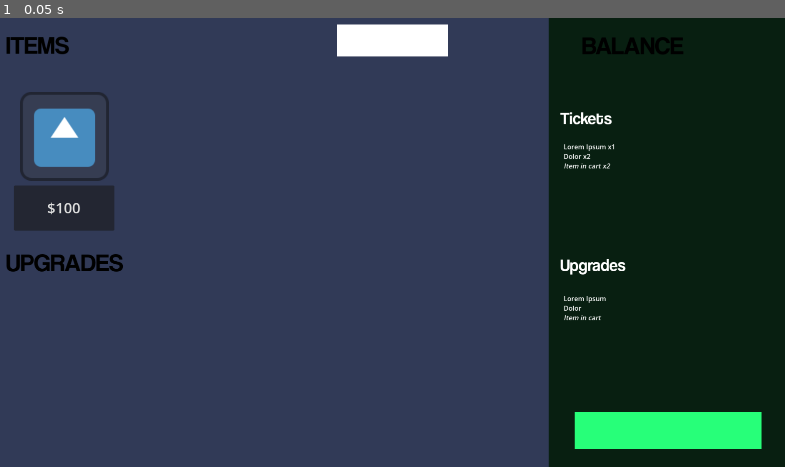
Above: before the commit, frame 1.
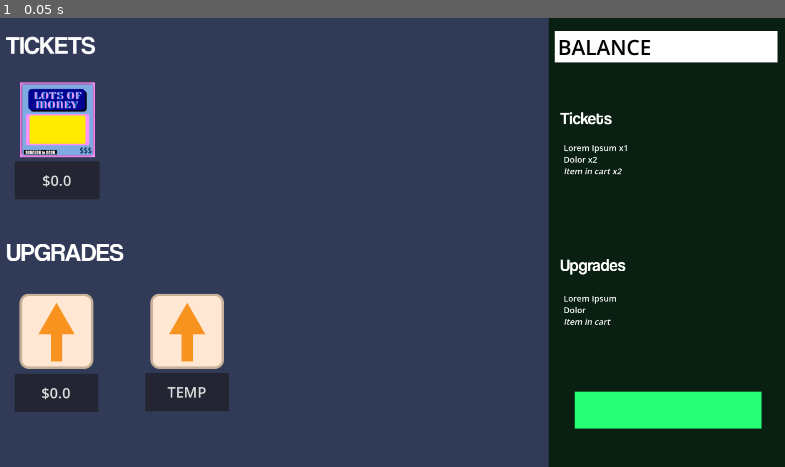
Above: after the commit, the same moment.

Repository: Hien-Trinh/ScratchOff
Game: Godot game, scene res://shop_menu.tscn
Same seed, same stepped clock (60 frames per second), same inputs: the game is played once before the commit and once after it. This scene is started directly instead of the project's main scene. The engine's default icon, where the game draws it, is replaced by a stand-in: a white triangle on a blue panel in a dark square.
Inputs:
- Up to frame 1 (0.05 s): no input

The runs differ from the first frame. In frame 1, 15% of the frame differs, in the area x 0-100%, y 1-96%.

Commit message:
Game Manager singleton added. Item (ticket) class created.

Diff:
--- /dev/null
+++ b/assets/upgrades/temp_up.svg
@@ -0,0 +1,10 @@
+<?xml version="1.0" encoding="UTF-8"?>
+<svg id="Layer_2" data-name="Layer 2" xmlns="http://www.w3.org/2000/svg" viewBox="0 0 177.47 180.66">
+  <g id="Layer_2-2" data-name="Layer 2">
+    <g>
+      <rect x="3" y="3" width="171.47" height="174.66" rx="18.7" ry="18.7" style="fill: #ffe7d4; stroke: #c7b299; stroke-miterlimit: 10; stroke-width: 6px;"/>
+      <rect x="75.03" y="77.71" width="27.41" height="84.51" style="fill: #f7931e;"/>
+      <polygon points="132.43 97.55 45.04 97.55 88.73 21.86 132.43 97.55" style="fill: #f7931e;"/>
+    </g>
+  </g>
+</svg>
--- a/inventory.tscn
+++ b/inventory.tscn
@@ -2,7 +2,8 @@
 
 [ext_resource type="FontFile" uid="uid://bqxdvnqmuulum" path="res://assets/Fonts/Coolvetica Rg.otf" id="1_pohso"]
 [ext_resource type="Script" uid="uid://b0ir4y21fkyuy" path="res://scripts/inventory.gd" id="1_psafj"]
-[ext_resource type="LabelSettings" uid="uid://buxtvmxr8t4no" path="res://themes/shop_header.tres" id="3_5tt2m"]
+[ext_resource type="LabelSettings" uid="uid://ke1rn4aiuul1" path="res://themes/balance_header.tres" id="3_5tt2m"]
+[ext_resource type="Theme" uid="uid://br26gwrgbmvar" path="res://themes/inventory_body.tres" id="3_mrqgh"]
 
 [sub_resource type="LabelSettings" id="LabelSettings_psafj"]
 font = ExtResource("1_pohso")
@@ -46,6 +47,7 @@
 anchor_top = 0.27469134
 anchor_right = 0.9965157
 anchor_bottom = 0.5231481
+theme = ExtResource("3_mrqgh")
 bbcode_enabled = true
 text = "Lorem Ipsum x1
 Dolor x2
@@ -67,10 +69,11 @@
 layout_mode = 1
 anchors_preset = -1
 anchor_left = 0.7247387
-anchor_top = 0.61265427
+anchor_top = 0.6098765
 anchor_right = 0.9947735
-anchor_bottom = 0.8518519
+anchor_bottom = 0.8490741
 offset_top = -3.0517578e-05
+theme = ExtResource("3_mrqgh")
 bbcode_enabled = true
 text = "Lorem Ipsum
 Dolor
@@ -79,29 +82,34 @@
 
 [node name="MoneyLabel" type="ColorRect" parent="." unique_id=1709975994]
 layout_mode = 0
-offset_left = 846.0
-offset_top = 15.0
-offset_right = 1114.0
-offset_bottom = 91.0
+offset_left = 1369.0
+offset_top = 30.0
+offset_right = 1905.0
+offset_bottom = 106.0
+
+[node name="Label" type="Label" parent="MoneyLabel" unique_id=1343385852]
+layout_mode = 1
+anchors_preset = -1
+anchor_left = 0.014999845
+anchor_top = 0.12118264
+anchor_right = 0.9781123
+anchor_bottom = 0.96005267
+offset_left = -0.039978027
+offset_top = -5.209881
+offset_right = -1.26828
+offset_bottom = 0.035995483
+pivot_offset = Vector2(130, 39)
+theme_override_colors/font_color = Color(0, 0, 0, 1)
+text = "BALANCE"
+label_settings = ExtResource("3_5tt2m")
+metadata/_edit_use_anchors_ = true
 
 [node name="CheckoutContinue" type="ColorRect" parent="." unique_id=329520420]
 layout_mode = 1
 anchors_preset = -1
 anchor_left = 0.73867595
-anchor_top = 0.8765432
+anchor_top = 0.8311729
 anchor_right = 0.9721254
-anchor_bottom = 0.9583333
+anchor_bottom = 0.912963
 color = Color(0.15294118, 1, 0.4745098, 1)
 metadata/_edit_use_anchors_ = true
-
-[node name="Label" type="Label" parent="." unique_id=1343385852]
-layout_mode = 1
-anchors_preset = -1
-anchor_left = 0.74738675
-anchor_top = 0.024691354
-anchor_right = 0.9599303
-anchor_bottom = 0.13734569
-pivot_offset = Vector2(130, 39)
-text = "BALANCE"
-label_settings = ExtResource("3_5tt2m")
-metadata/_edit_use_anchors_ = true
--- a/project.godot
+++ b/project.godot
@@ -17,6 +17,7 @@
 
 [autoload]
 
+GameManager="*uid://ckl0e328wcyym"
 EventBus="*uid://c351kl6ft3mvj"
 
 [display]
--- /dev/null
+++ b/scripts/buy_item.gd
@@ -0,0 +1,35 @@
+extends Button
+
+@export var item_cost : float
+@export var item_name : String
+
+@export var item_texture : Texture2D
+@export var is_upgrade : bool
+
+@export var item_max_payout : float
+# Only used for ticket items
+
+@onready var rng = RandomNumberGenerator.new()
+
+# Called when the node enters the scene tree for the first time.
+func _ready():
+	self.text = "$" + str(item_cost)
+
+# Called every frame. 'delta' is the elapsed time since the previous frame.
+func _process(_delta):
+	pass
+
+# On button pressed should trigger buy depending on is_upgrade
+
+func buy_ticket():
+	var diff : float = GameManager.get_balance() - item_cost
+
+	if(diff >= 0):
+		GameManager.add_ticket(GameManager.generate_ticket(item_name, item_max_payout, item_texture))
+		GameManager.set_balance(diff)
+		# Inventory should update automatically b/c EventBus
+	else:
+		print("Player does not have enough money!")
+
+func buy_upgrade():
+	pass
--- /dev/null
+++ b/scripts/game_manager.gd
@@ -0,0 +1,32 @@
+extends Node
+
+@onready var ticketList = Array()
+
+var rng = RandomNumberGenerator.new()
+var balance : float : set = set_balance, get = get_balance
+
+# Called when the node enters the scene tree for the first time.
+func _ready():
+	balance = 0
+
+# Called every frame. 'delta' is the elapsed time since the previous frame.
+func _process(_delta):
+	pass
+
+func add_ticket(item : Item):
+	# Add item to ticketList Array
+	ticketList.add(item)
+	# Broadcast updated Array to EventBus with corresponding signal
+	EventBus.ticket_inventory_updated.emit(ticketList)
+
+func get_balance():
+	return balance
+
+func set_balance(new_value):
+	balance = new_value
+	# Broadcast updated balance to EventBus with corresponding signal
+	EventBus.player_money_updated.emit(balance)
+	# If balance is less than zero, trigger fail state
+
+func generate_ticket(ticket_name : String, max_value : float, texture : Texture2D):
+	return Item.new(ticket_name, rng.randi_range(0, max_value), texture)
--- /dev/null
+++ b/scripts/item.gd
@@ -0,0 +1,28 @@
+extends Node
+class_name Item
+# Class for lottery tickets
+
+var item_value : int:
+	set = set_value, get = get_value
+
+var item_name : String:
+	set = set_item_name, get = get_item_name
+
+var item_texture : Texture
+
+func _init(new_name :  String, new_value : int, new_texture : Texture2D):
+	item_name = new_name
+	item_value = new_value
+	item_texture = new_texture
+
+func get_value():
+	return item_value
+
+func get_item_name():
+	return item_name
+
+func set_value(new_value):
+	item_value = new_value
+
+func set_item_name(new_name):
+	item_name = new_name
--- a/shop_menu.tscn
+++ b/shop_menu.tscn
@@ -1,11 +1,13 @@
 [gd_scene format=3 uid="uid://pt43fdks8vno"]
 
 [ext_resource type="PackedScene" uid="uid://d3fh7koe6c1bg" path="res://inventory.tscn" id="1_68nve"]
-[ext_resource type="Texture2D" uid="uid://0jx845p4rr1q" path="res://icon.svg" id="1_u8hot"]
+[ext_resource type="Texture2D" uid="uid://de7emop815p5h" path="res://assets/upgrades/temp_up.svg" id="2_68nve"]
+[ext_resource type="Texture2D" uid="uid://deobaci2cicvx" path="res://assets/cards/lots-of-money.png" id="2_f8gav"]
 [ext_resource type="LabelSettings" uid="uid://buxtvmxr8t4no" path="res://themes/shop_header.tres" id="2_rh1mo"]
+[ext_resource type="Script" uid="uid://7tcsu8ee704u" path="res://scripts/buy_item.gd" id="5_f8gav"]
 
 [sub_resource type="CanvasTexture" id="CanvasTexture_rh1mo"]
-diffuse_texture = ExtResource("1_u8hot")
+diffuse_texture = ExtResource("2_f8gav")
 
 [node name="ShopMenu" type="Control" unique_id=151485780]
 layout_mode = 3
@@ -30,19 +32,23 @@
 offset_right = -3.0
 offset_bottom = 1.0
 
-[node name="Icon1" type="TextureRect" parent="." unique_id=363851144]
+[node name="Tickets" type="Control" parent="." unique_id=110479356]
+anchors_preset = 0
+offset_right = 40.0
+offset_bottom = 40.0
+
+[node name="Ticket1" type="TextureRect" parent="Tickets" unique_id=363851144]
 layout_mode = 1
 anchors_preset = -1
-anchor_left = 0.042534724
-anchor_top = 0.16512346
-anchor_right = 0.15364583
-anchor_bottom = 0.36265436
-offset_bottom = -1.5258789e-05
+anchor_left = 2.0416667
+anchor_top = 3.883334
+anchor_right = 6.525
+anchor_bottom = 8.366667
 pivot_offset = Vector2(83, 91)
 texture = SubResource("CanvasTexture_rh1mo")
 metadata/_edit_use_anchors_ = true
 
-[node name="Button" type="Button" parent="Icon1" unique_id=1571991670]
+[node name="Button" type="Button" parent="Tickets/Ticket1" unique_id=1571991670]
 layout_mode = 1
 anchors_preset = -1
 anchor_left = -0.0703125
@@ -50,27 +56,98 @@
 anchor_right = 1.0625
 anchor_bottom = 1.5625
 theme_override_font_sizes/font_size = 35
-text = "$100"
+text = "TEMP"
+script = ExtResource("5_f8gav")
+item_name = "Lots of Money"
+item_texture = ExtResource("2_f8gav")
 metadata/_edit_use_anchors_ = true
 
-[node name="Label" type="Label" parent="." unique_id=832677860]
+[node name="TicketHeader" type="Label" parent="Tickets" unique_id=832677860]
 layout_mode = 1
 anchors_preset = -1
 anchor_left = 0.025173612
 anchor_top = 0.024691358
 anchor_right = 0.17881945
 anchor_bottom = 0.1558642
-text = "ITEMS"
+offset_left = 47.326393
+offset_top = 25.679012
+offset_right = 256.18057
+offset_bottom = 93.4321
+text = "TICKETS"
 label_settings = ExtResource("2_rh1mo")
 metadata/_edit_use_anchors_ = true
 
-[node name="Label2" type="Label" parent="." unique_id=331839891]
+[node name="Upgrades" type="Control" parent="." unique_id=681107643]
+anchors_preset = 0
+offset_left = 81.66667
+offset_top = 155.33336
+offset_right = 121.66667
+offset_bottom = 195.33336
+
+[node name="Upgrade2" type="TextureRect" parent="Upgrades" unique_id=139241062]
+layout_mode = 1
+anchors_preset = -1
+anchor_left = 0.20572917
+anchor_top = 0.61388886
+anchor_right = 0.316667
+anchor_bottom = 0.81111115
+offset_left = 305.10416
+offset_top = 483.11102
+offset_right = 477.66663
+offset_bottom = 656.2221
+pivot_offset = Vector2(117, 117)
+texture = ExtResource("2_68nve")
+metadata/_edit_use_anchors_ = true
+
+[node name="Button" type="Button" parent="Upgrades/Upgrade2" unique_id=1757481241]
+layout_mode = 1
+anchors_preset = -1
+anchor_left = -0.0703125
+anchor_top = 1.0546875
+anchor_right = 1.0625
+anchor_bottom = 1.5625
+theme_override_font_sizes/font_size = 35
+text = "TEMP"
+metadata/_edit_use_anchors_ = true
+
+[node name="Upgrade1" type="TextureRect" parent="Upgrades" unique_id=1752591362]
+layout_mode = 1
+anchors_preset = -1
+anchor_left = 0.042187486
+anchor_top = 0.61388886
+anchor_right = 0.15312529
+anchor_bottom = 0.8111111
+offset_left = -2.3542018
+offset_top = 483.11102
+offset_right = 170.20828
+offset_bottom = 656.2221
+pivot_offset = Vector2(117, 117)
+texture = ExtResource("2_68nve")
+metadata/_edit_use_anchors_ = true
+
+[node name="Button" type="Button" parent="Upgrades/Upgrade1" unique_id=568708131]
+layout_mode = 1
+anchors_preset = -1
+anchor_left = -0.0703125
+anchor_top = 1.0657372
+anchor_right = 1.0625
+anchor_bottom = 1.5735497
+theme_override_font_sizes/font_size = 35
+text = "TEMP"
+script = ExtResource("5_f8gav")
+metadata/_edit_use_anchors_ = true
+
+[node name="UpgradeHeader" type="Label" parent="Upgrades" unique_id=331839891]
 layout_mode = 1
 anchors_preset = -1
 anchor_left = 0.025157033
-anchor_top = 0.508871
+anchor_top = 0.4866488
 anchor_right = 0.3107473
-anchor_bottom = 0.64004385
+anchor_bottom = 0.61782163
+offset_left = -34.371452
+offset_top = 350.78137
+offset_right = 236.20494
+offset_bottom = 418.53445
 text = "UPGRADES"
 label_settings = ExtResource("2_rh1mo")
 metadata/_edit_use_anchors_ = true
--- /dev/null
+++ b/themes/balance_header.tres
@@ -0,0 +1,6 @@
+[gd_resource type="LabelSettings" format=3 uid="uid://ke1rn4aiuul1"]
+
+[resource]
+font_size = 50
+font_color = Color(0, 0, 0, 1)
+outline_color = Color(0, 0, 0, 1)
--- /dev/null
+++ b/themes/inventory_body.tres
@@ -0,0 +1,4 @@
+[gd_resource type="Theme" format=3 uid="uid://br26gwrgbmvar"]
+
+[resource]
+default_font_size = 20
--- a/themes/shop_header.tres
+++ b/themes/shop_header.tres
@@ -5,4 +5,3 @@
 [resource]
 font = ExtResource("1_oa5vg")
 font_size = 60
-font_color = Color(0, 0, 0, 1)
Not shown, added: assets/upgrades/temp_up.svg.import
Not shown, added: scripts/buy_item.gd.uid
Not shown, added: scripts/game_manager.gd.uid
Not shown, added: scripts/item.gd.uid
